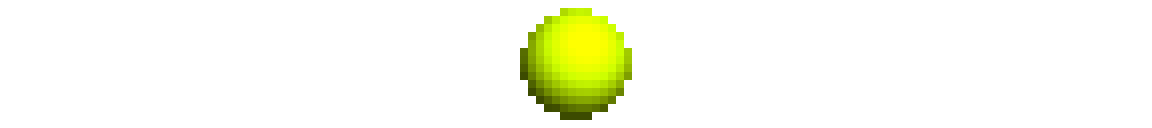
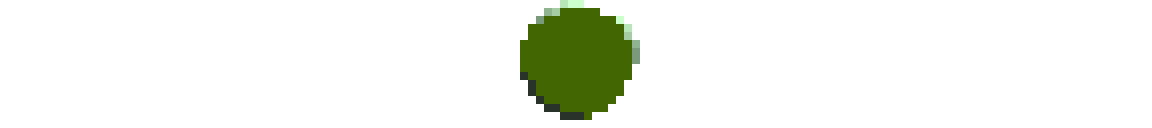
Revision of a layered (1152, 128) image; what changed, layer by layer:
renamed "cursor.png" to "Clipboard", painted on it, unmasked it over [520, 0, 640, 120]
